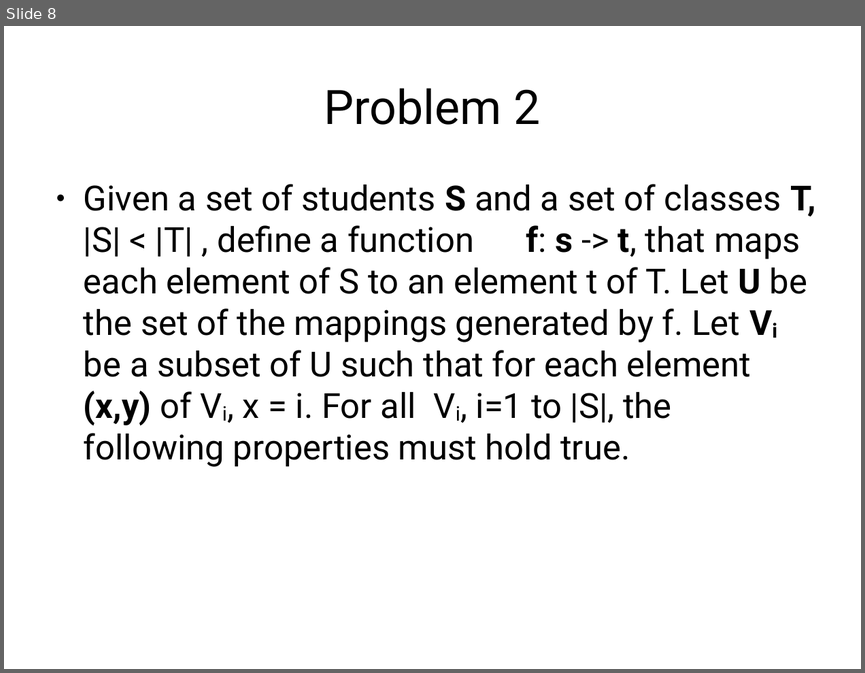
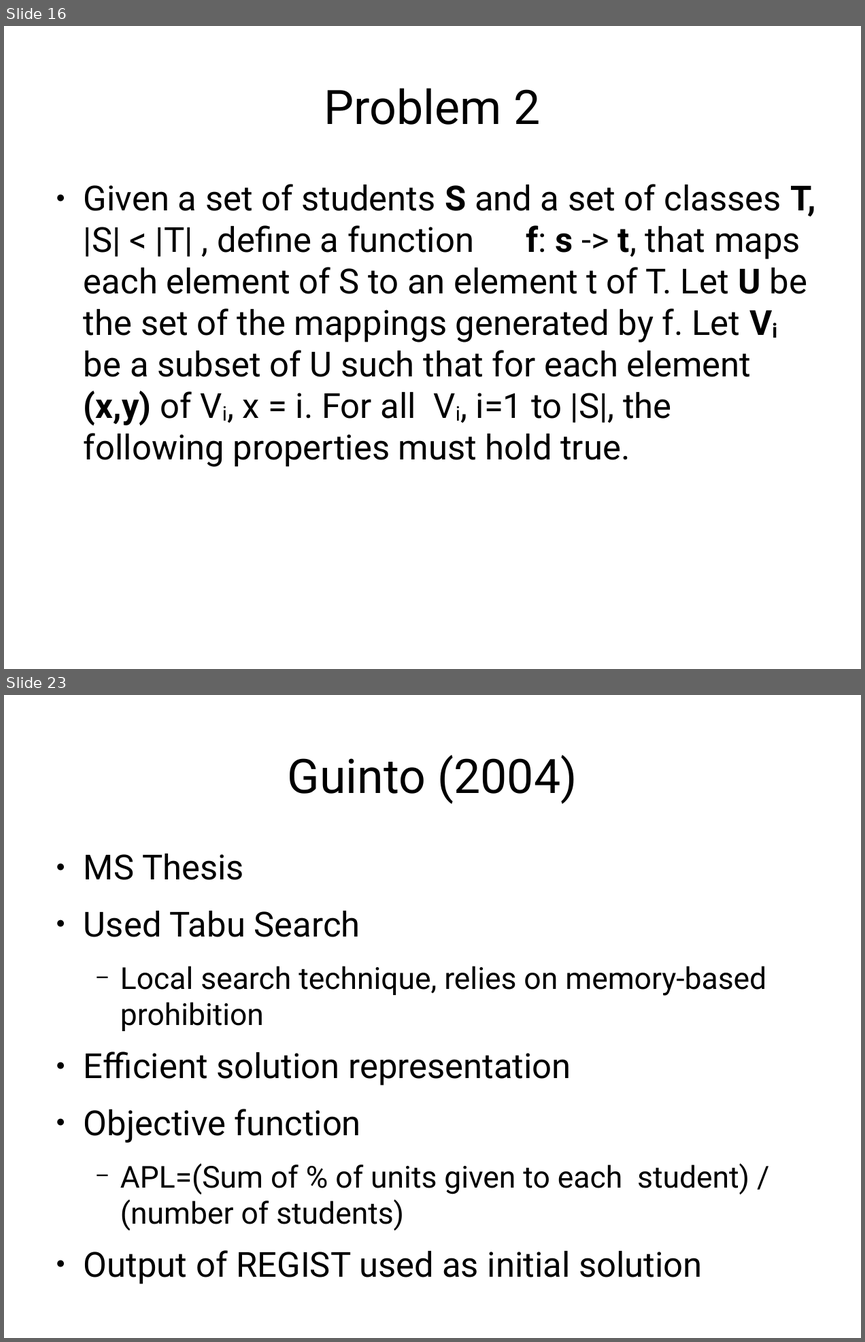
Before and after one commit to jachermocilla/jach-homepage, a slide deck: seminar-2008.odp. Shown one above the other, each under a label of ours: slide 8 before the commit, slides 16 and 23 after it; the slides between them are not shown. The pictures are 865x673 and 865x1342 pixels, drawn with LibreOffice and Linux fonts; fonts in the diff are those of the drawing. Boxes give left, top, right and bottom in pixels: in the first picture for what was removed or moved away, otherwise in the second. Text is boxed around its words. In the diff, an @@ line names an element or a change of style, - is before the commit and + after.

```diff
--- a/seminar-2008.odp
+++ b/seminar-2008.odp
@@ slide 23 added at box(4, 695, 861, 1338), background #FFFFFF @@
@@ title added at box(288, 755, 577, 804), 44 pt, text #000000 @@
+Guinto (2004)
@@ text added at box(84, 853, 766, 1284), 28 pt, text #000000 @@
+● MS Thesis
+● Used Tabu Search
+  − Local search technique, relies on memory-based prohibition
+● Efficient solution representation
+● Objective function
+  − APL=(Sum of % of units given to each student) / (number of students)
+● Output of REGIST used as initial solution
@@ what was slide 8 is now slide 16 @@
```
Also in this commit, not shown: 3 slides changed, 24 other slides added, 1 other file.
